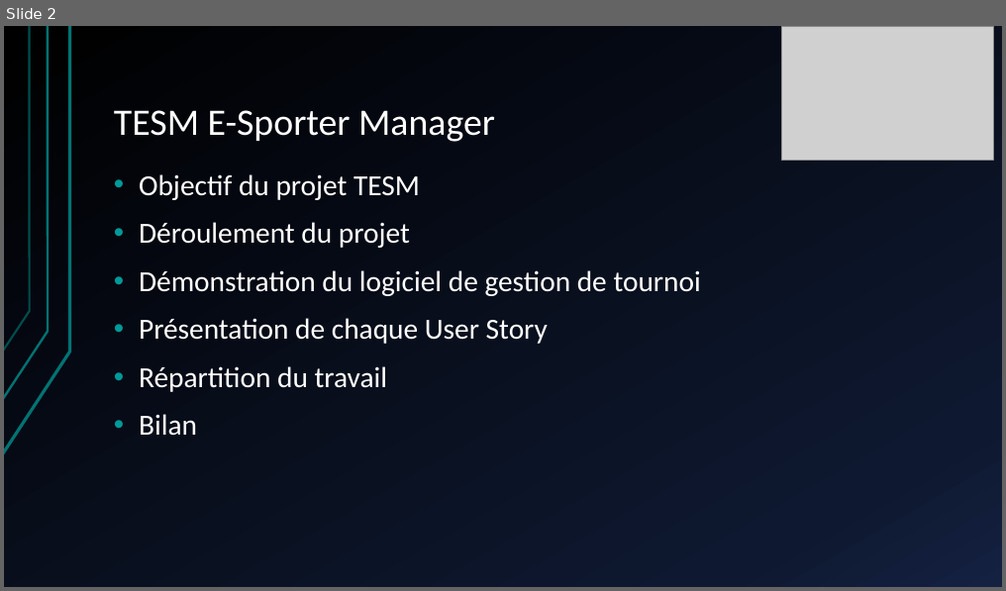
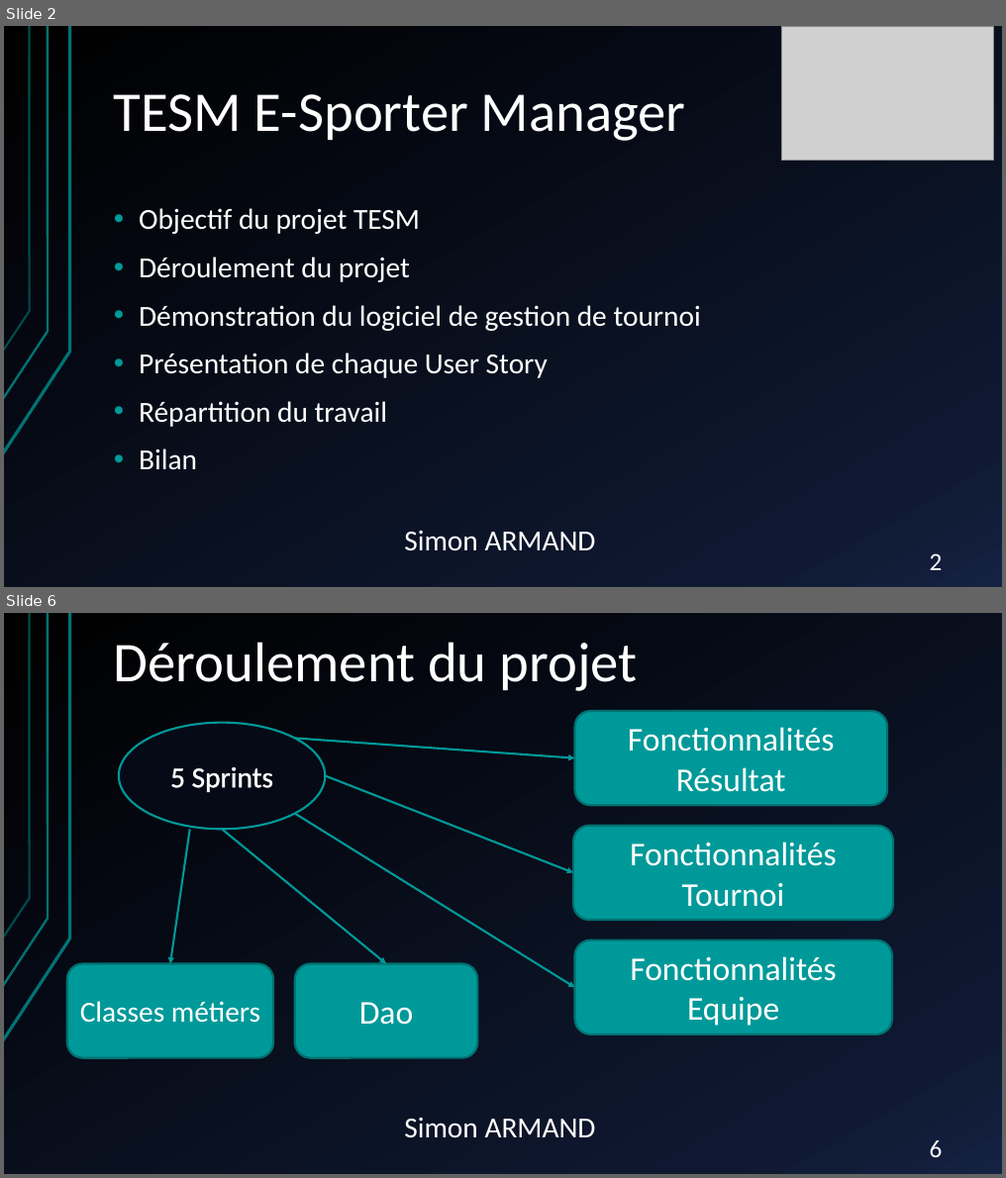
Before and after one commit to gamingdy/tesm-esport-manager, a slide deck: TESM E-Sporter Manager.pptx. Shown one above the other, each under a label of ours: slide 2 before the commit, slides 2 and 6 after it; the slides between them are not shown. The pictures are 1006x591 and 1006x1178 pixels, drawn with LibreOffice and Linux fonts; fonts in the diff are those of the drawing; grey boxes stand for pictures. Boxes give left, top, right and bottom in pixels: in the first picture for what was removed or moved away, otherwise in the second. Text is boxed around its words. In the diff, an @@ line names an element or a change of style, - is before the commit and + after.

```diff
--- a/TESM E-Sporter Manager.pptx
+++ b/TESM E-Sporter Manager.pptx
@@ slide 6 added at bbox=[4, 613, 1002, 1174], background gradient #000000 to #0F1931 to #142242; not listed: 3 template elements that a slide beside it also shows @@
@@ title added at bbox=[114, 642, 638, 691], 54 pt, text #FFFFFF @@
+Déroulement du projet
@@ ellipse added at bbox=[119, 722, 325, 829], fill #050A16, outline #009999 2 pt, 28 pt, text #FFFFFF @@
+5 Sprints
@@ rounded rectangle added at bbox=[574, 711, 887, 805], fill #009999, outline #007171 2 pt, 32 pt, text #FFFFFF @@
+Fonctionnalités Résultat
@@ arrow added from (294, 738) to (574, 759), #009999 2 pt @@
@@ arrow added from (325, 776) to (573, 872), #009999 2 pt @@
@@ arrow added from (294, 814) to (574, 987), #009999 2 pt @@
@@ arrow added from (190, 830) to (170, 964), #009999 2 pt @@
@@ arrow added from (222, 830) to (386, 964), #009999 2 pt @@
@@ rounded rectangle added at bbox=[573, 826, 893, 920], fill #009999, outline #007171 2 pt, 32 pt, text #FFFFFF @@
+Fonctionnalités Tournoi
@@ rounded rectangle added at bbox=[67, 964, 273, 1059], fill #009999, outline #007171 2 pt, 28 pt, text #FFFFFF @@
+Classes métiers
@@ rounded rectangle added at bbox=[294, 964, 477, 1059], fill #009999, outline #007171 2 pt, 32 pt, text #FFFFFF @@
+Dao
@@ rounded rectangle added at bbox=[574, 940, 892, 1035], fill #009999, outline #007171 2 pt, 32 pt, text #FFFFFF @@
+Fonctionnalités Equipe
@@ text added at bbox=[404, 1118, 596, 1139], 28 pt, text #FFFFFF @@
+Simon ARMAND
@@ page number added at bbox=[930, 1141, 943, 1157], 24 pt, text #FFFFFF @@
+6
@@ slide 2 changed as well @@
@@ title "TESM E-Sporter Manager" at bbox=[114, 94, 686, 141]: size 36 to 54 pt @@
@@ text "Objectif du projet TESM": place and size @@
-text "Objectif du projet TESM" at bbox=[139, 174, 701, 436]
+text "Objectif du projet TESM" at bbox=[139, 208, 701, 471]
@@ text added at bbox=[404, 531, 596, 552], 28 pt, text #FFFFFF @@
+Simon ARMAND
@@ page number added at bbox=[930, 554, 943, 570], 24 pt, text #FFFFFF @@
+2
```
Also in this commit, not shown: 1 other slide changed, 12 other slides added, 9 slides removed.
